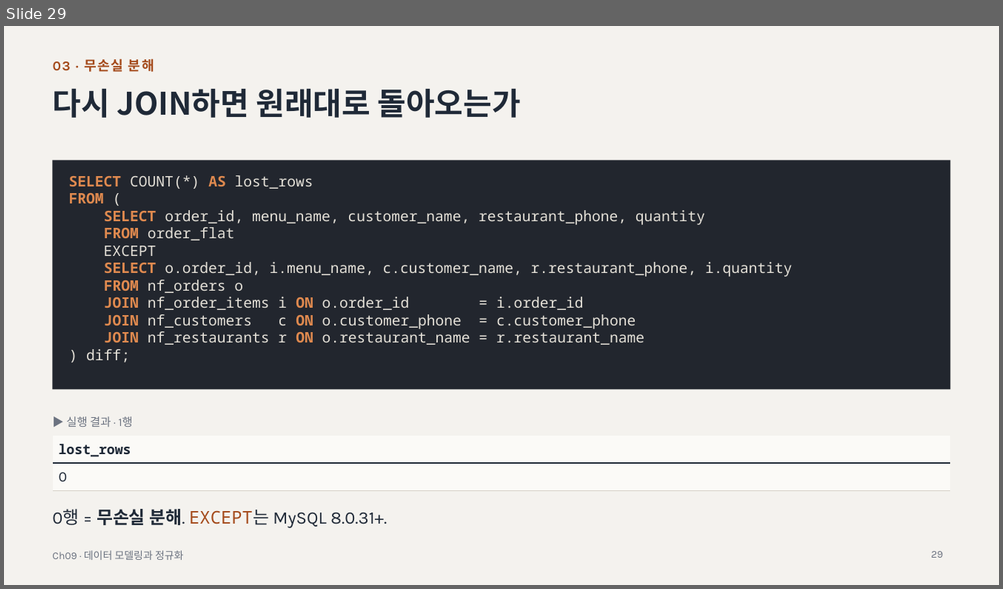
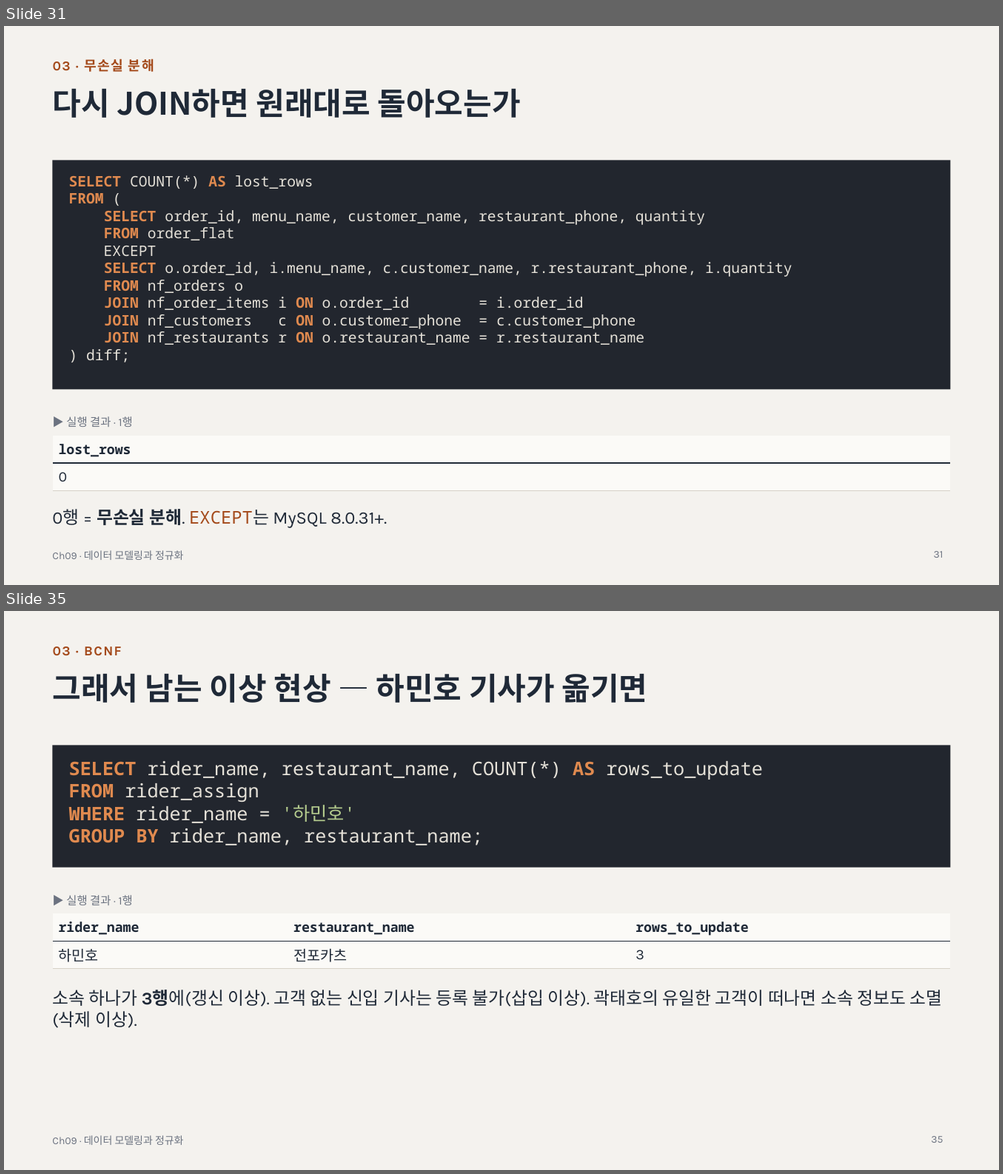
Before and after one commit to minjae0529-blip/DB-STUDY, a slide deck: chapters/ch09-modeling-normalization/ch09-slides.pptx. Shown one above the other, each under a label of ours: slide 29 before the commit, slides 31 and 35 after it; the slides between them are not shown. The pictures are 1003x589 and 1003x1174 pixels, drawn with LibreOffice and Linux fonts; fonts in the diff are those of the drawing. Boxes give left, top, right and bottom in pixels: in the first picture for what was removed or moved away, otherwise in the second. Text is boxed around its words. In the diff, an @@ line names an element or a change of style, - is before the commit and + after.

Commit message:
docs & feat: Ch09 정규화(1NF~BCNF) 및 Ch10 뷰·인덱스·EXPLAIN 실습 쿼리와 README 정리

```diff
--- a/chapters/ch09-modeling-normalization/ch09-slides.pptx
+++ b/chapters/ch09-modeling-normalization/ch09-slides.pptx
@@ slide 35 added at [4,611,999,1170], background #F4F2EE; not listed: 1 template element that a slide beside it also shows @@
@@ text added at [53,647,121,656], 13 pt, text #A44A1B, bold @@
+03 · BCNF
@@ title added at [53,673,647,703], 30 pt, text #1F2937, bold @@
+그래서 남는 이상 현상 — 하민호 기사가 옮기면
@@ rectangle added at [53,745,950,868], fill #22262E @@
@@ text added at [69,761,762,846], 18 pt, text #E5E1D8 @@
+SELECT rider_name, restaurant_name, COUNT(*) AS rows_to_update
+FROM rider_assign
+WHERE rider_name = '하민호'
+GROUP BY rider_name, restaurant_name;
@@ text added at [66,895,133,906], 11 pt, text #6B7280 @@
+▶ 실행 결과 · 1행
@@ table added at [53,914,950,988], 2 rows, 3 columns @@
+rider_name | restaurant_name | rows_to_update
+하민호 | 전포카츠 | 3
@@ text added at [52,990,942,1028], 17 pt, text #1F2937 @@
+소속 하나가 3행에(갱신 이상). 고객 없는 신입 기사는 등록 불가(삽입 이상). 곽태호의 유일한 고객이 떠나면 소속 정보도 소멸(삭제 이상).
@@ page number added at [930,1136,942,1143], 10 pt, text #6B7280 @@
+35
@@ what was slide 29 is now slide 31 @@
@@ page number at [933,551,943,558]: text changed @@
-29
+31
```
Also in this commit, not shown: 4 slides changed, 10 other slides added, 11 other files.
